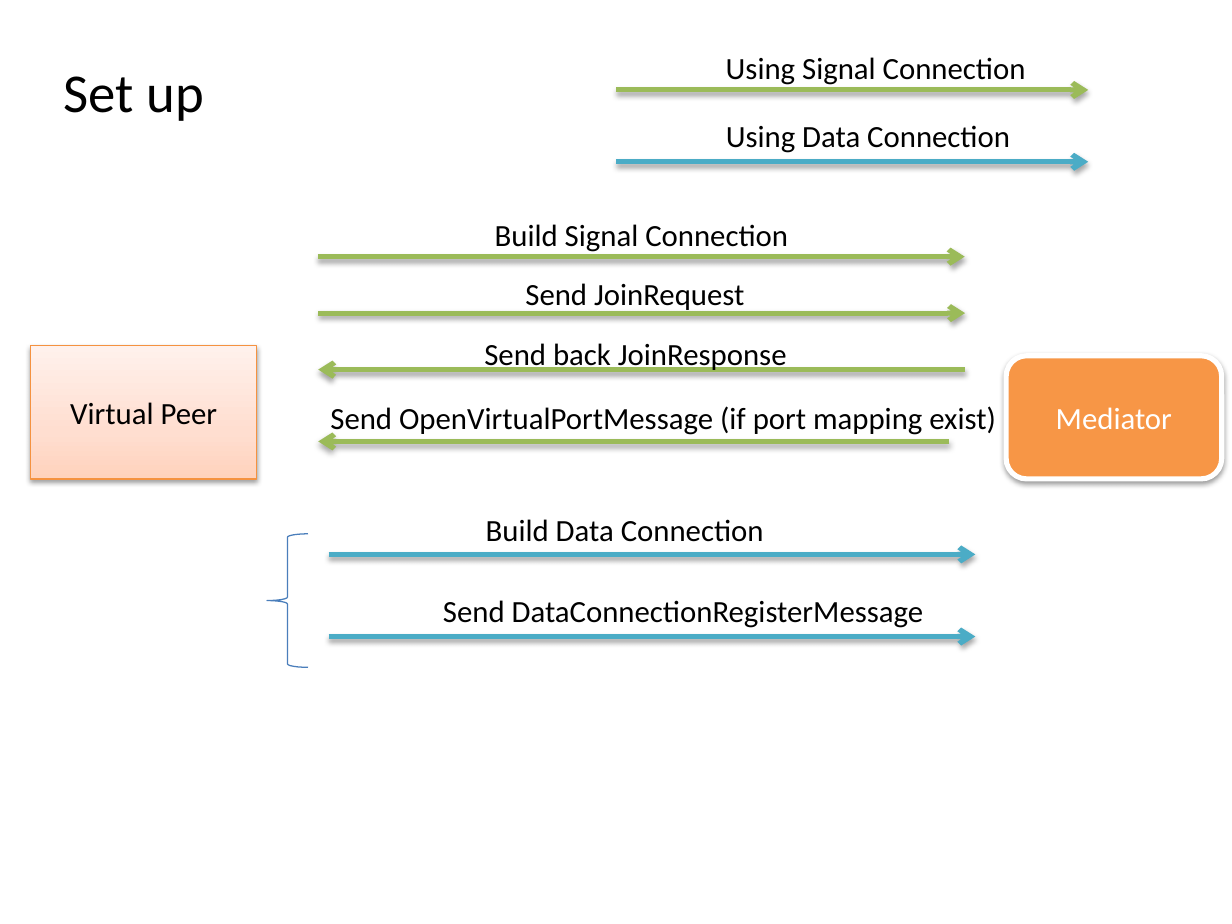
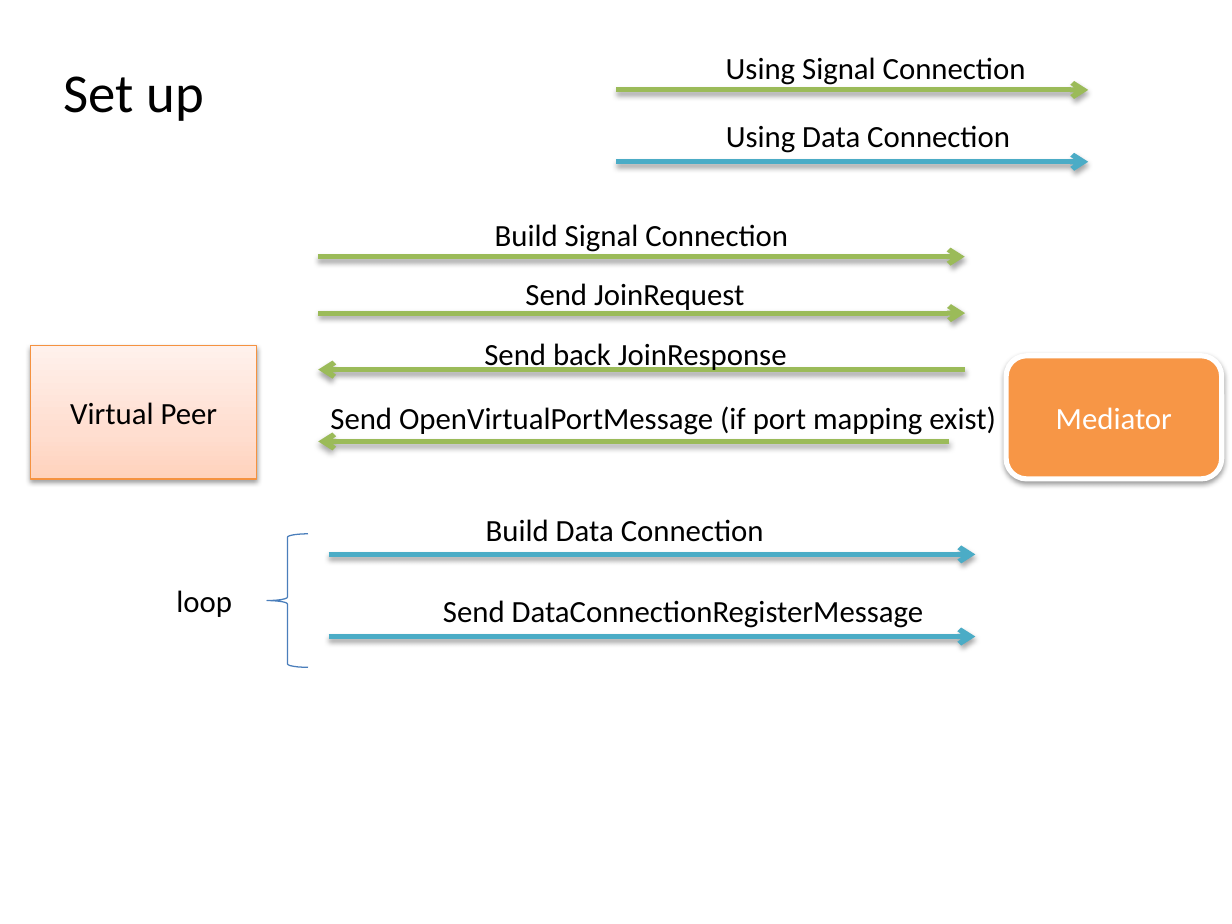
Before and after one commit to kouxing2000/ShadowPort, a slide deck: slide 2 of doc/shadow_port.pptx. Drawn at 1232x924 pixels with LibreOffice and Linux fonts; fonts in the diff are those of the drawing. Boxes give left, top, right and bottom in pixels: in the first picture for what was removed or moved away, otherwise in the second. Text is boxed around its words. In the diff, an @@ line names an element or a change of style, - is before the commit and + after.

```diff
--- a/doc/shadow_port.pptx
+++ b/doc/shadow_port.pptx
@@ text added at [176,590,232,617], 18 pt, text #000000 @@
+loop
```
Also in this commit, not shown: 1 other slide changed, 1 other file.
